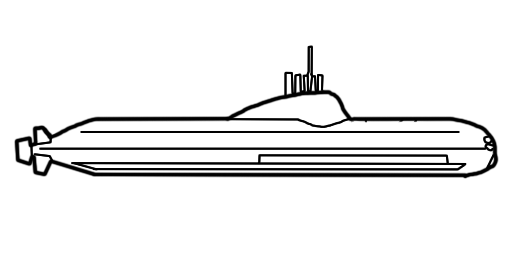
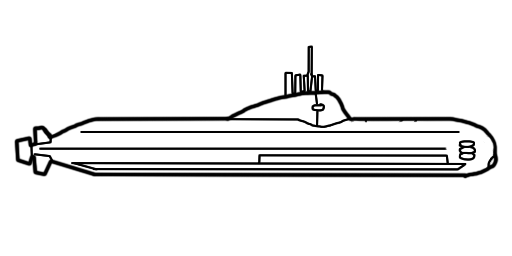
Layers edited between the first and the second 512px x 256px image:
added layer "Layer 3" above "Layer 2" over bbox(458, 140, 476, 161)
painted on "Layer 2" over bbox(311, 94, 495, 169)
